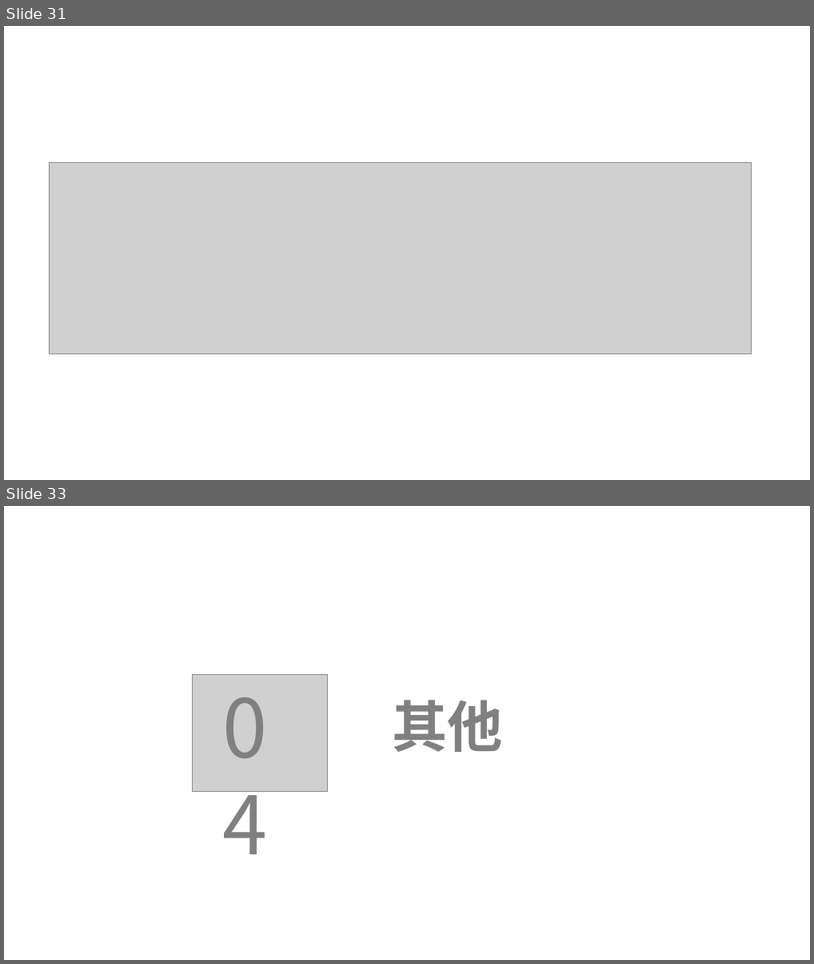
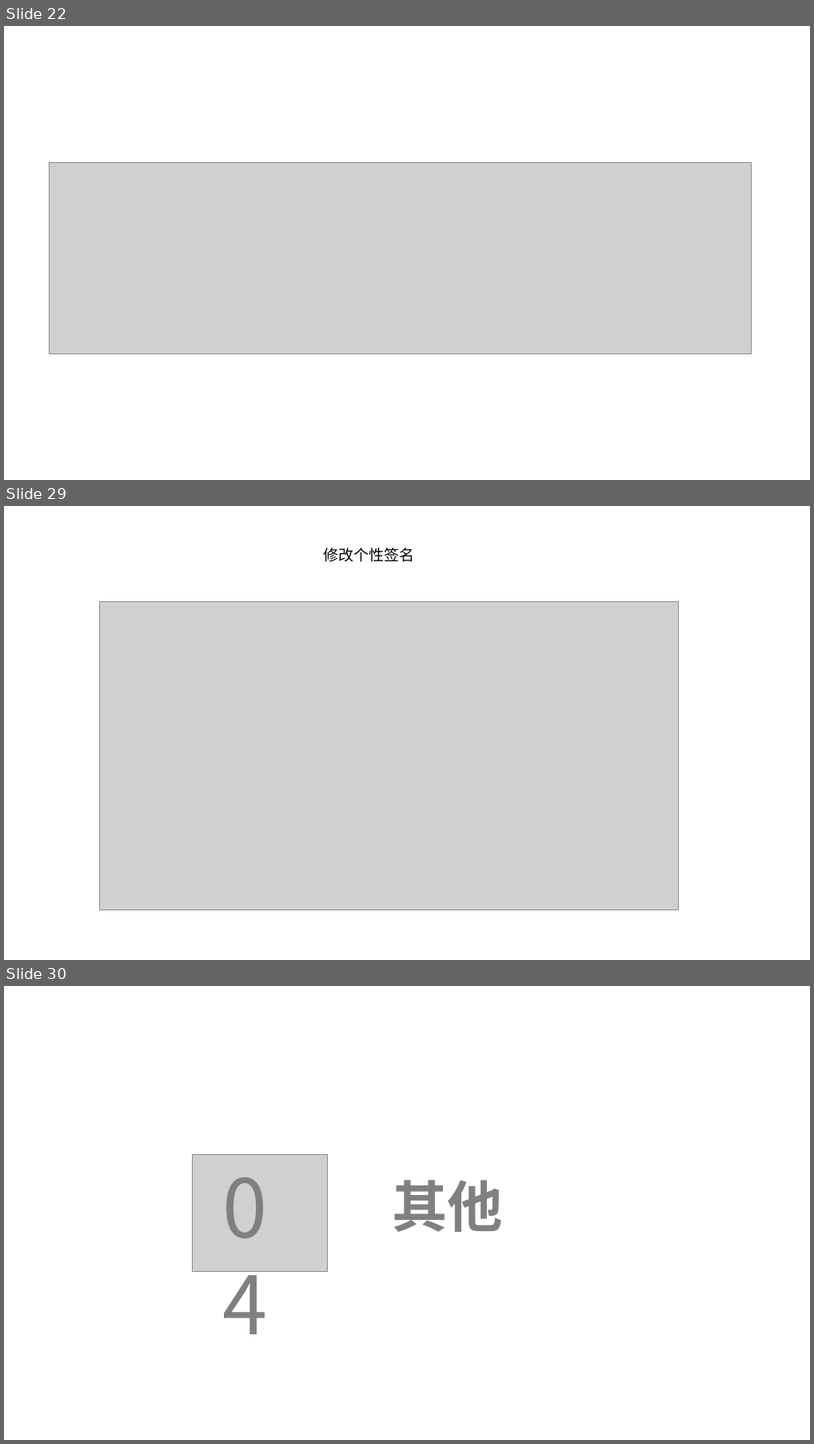
Before and after one commit to lenovo-wu/G11ZUCC, a slide deck: 代码实现.pptx. Shown one above the other, each under a label of ours: slides 31 and 33 before the commit, slides 22, 29 and 30 after it; the slides between them are not shown. The pictures are 814x964 and 814x1444 pixels, drawn with LibreOffice and Linux fonts; fonts in the diff are those of the drawing; grey boxes stand for pictures. Boxes give left, top, right and bottom in pixels: in the first picture for what was removed or moved away, otherwise in the second. Text is boxed around its words. In the diff, an @@ line names an element or a change of style, - is before the commit and + after.

```diff
--- a/代码实现.pptx
+++ b/代码实现.pptx
@@ slide 29 added at bbox=[4, 506, 810, 960], background #FFFFFF @@
@@ text added at bbox=[324, 548, 414, 562], 18 pt, text #000000 @@
+修改个性签名
@@ picture added at bbox=[99, 601, 678, 909] @@
@@ what was slide 31 is now slide 22 @@
@@ what was slide 33 is now slide 30 @@
```
Also in this commit, not shown: 2 slides changed, 12 other slides added, 16 slides removed.
